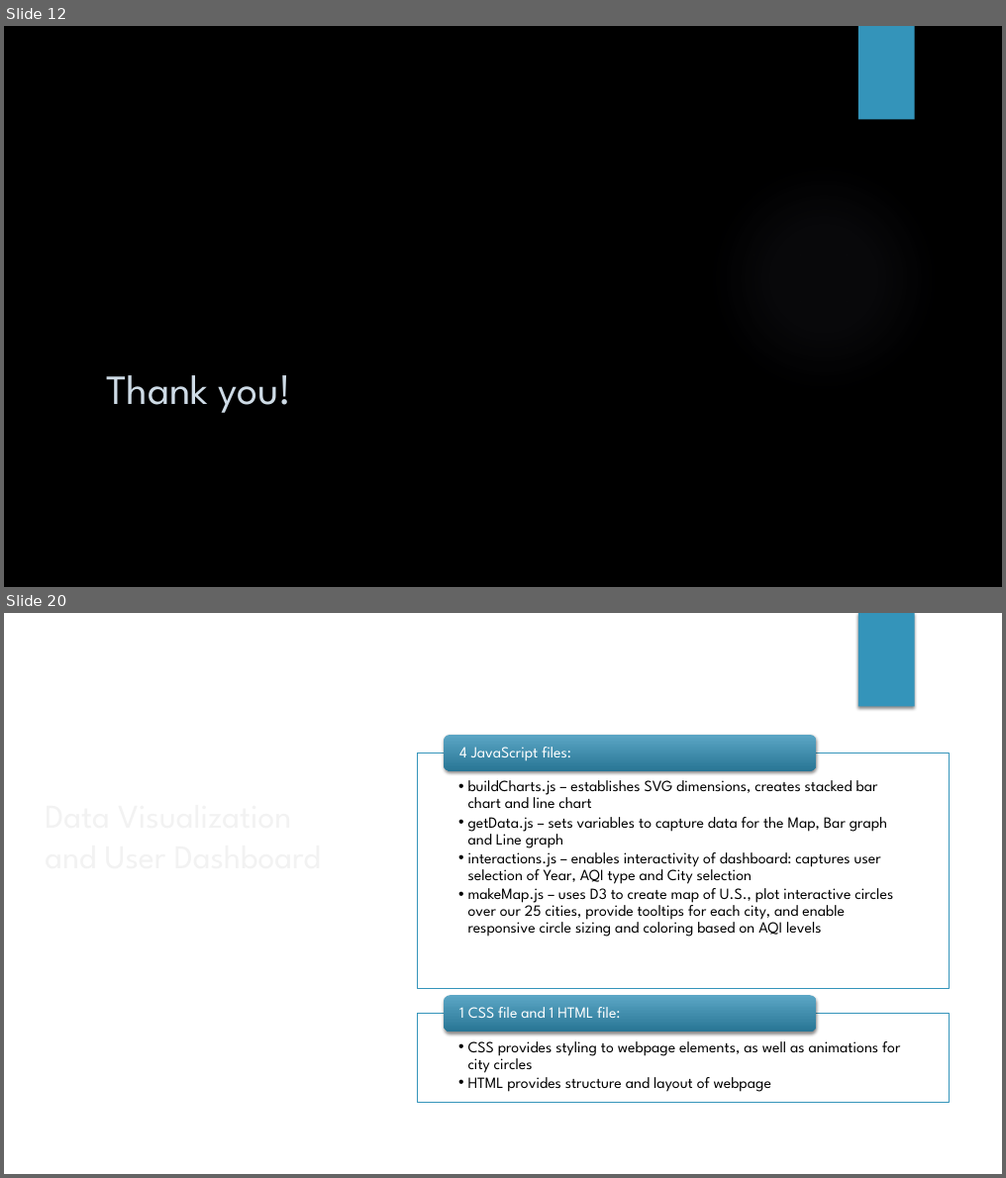
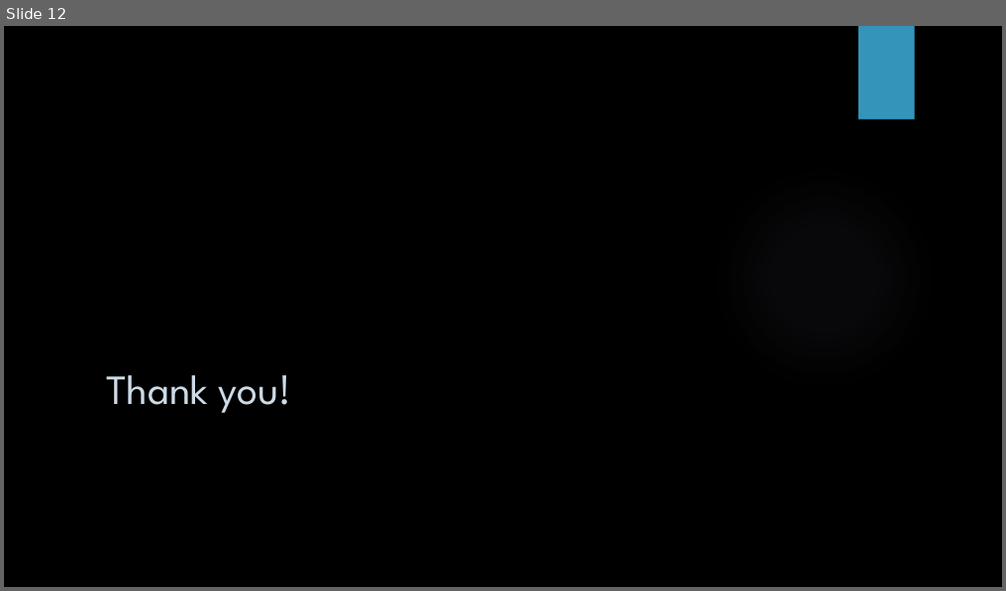
Before and after one commit to jpicca/airQualityViz, a slide deck: Presentation.pptx. Shown one above the other, each under a label of ours: slides 12 and 20 before the commit, slide 12 after it; the slides between them are not shown. The pictures are 1006x1178 and 1006x591 pixels, drawn with LibreOffice and Linux fonts; fonts in the diff are those of the drawing; background and template pictures are left out. Boxes give left, top, right and bottom in pixels: in the first picture for what was removed or moved away, otherwise in the second. Text is boxed around its words. In the diff, an @@ line names an element or a change of style, - is before the commit and + after.

Commit message:
ppt update

```diff
--- a/Presentation.pptx
+++ b/Presentation.pptx
@@ slide 20 removed at <box>4,613,1002,1174</box>, background picture (left out) @@
@@ freeform shape removed at <box>328,613,373,917</box> @@
@@ freeform shape removed at <box>345,613,1002,1174</box> @@
@@ rectangle removed at <box>858,613,915,707</box> @@
@@ ellipse removed at <box>709,750,939,980</box> @@
@@ title removed at <box>505,797,529,808</box> @@
-Data Visualization and User Dashboard
@@ text removed at <box>37,917,291,1105</box> @@
-Overview
@@ group removed at <box>417,735,948,1103</box>: 4 texts, 2 rectangles, 2 rounded rectangles @@
-  • buildCharts.js – establishes SVG dimensions, creates stacked bar chart and line chart
-  • getData.js – sets variables to capture data for the Map, Bar graph and Line graph
-  • interactions.js – enables interactivity of dashboard: captures user selection of Year, AQI type and City selection
-  • makeMap.js – uses D3 to create map of U.S., plot interactive circles over our 25 cities, provide tooltips for each city, and enable responsive circle sizing and coloring based on AQI levels
-4 JavaScript files:
-  • CSS provides styling to webpage elements, as well as animations for city circles
-  • HTML provides structure and layout of webpage
-1 CSS file and 1 HTML file:
```
Also in this commit, not shown: 14 other slides removed.
